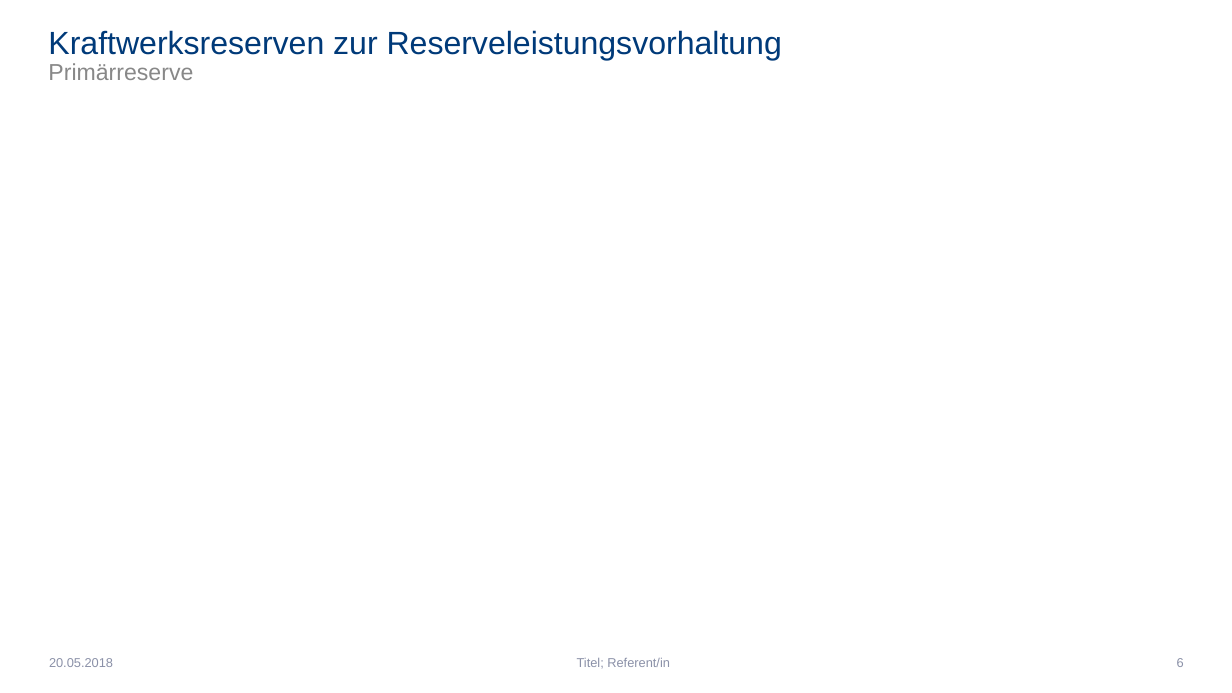
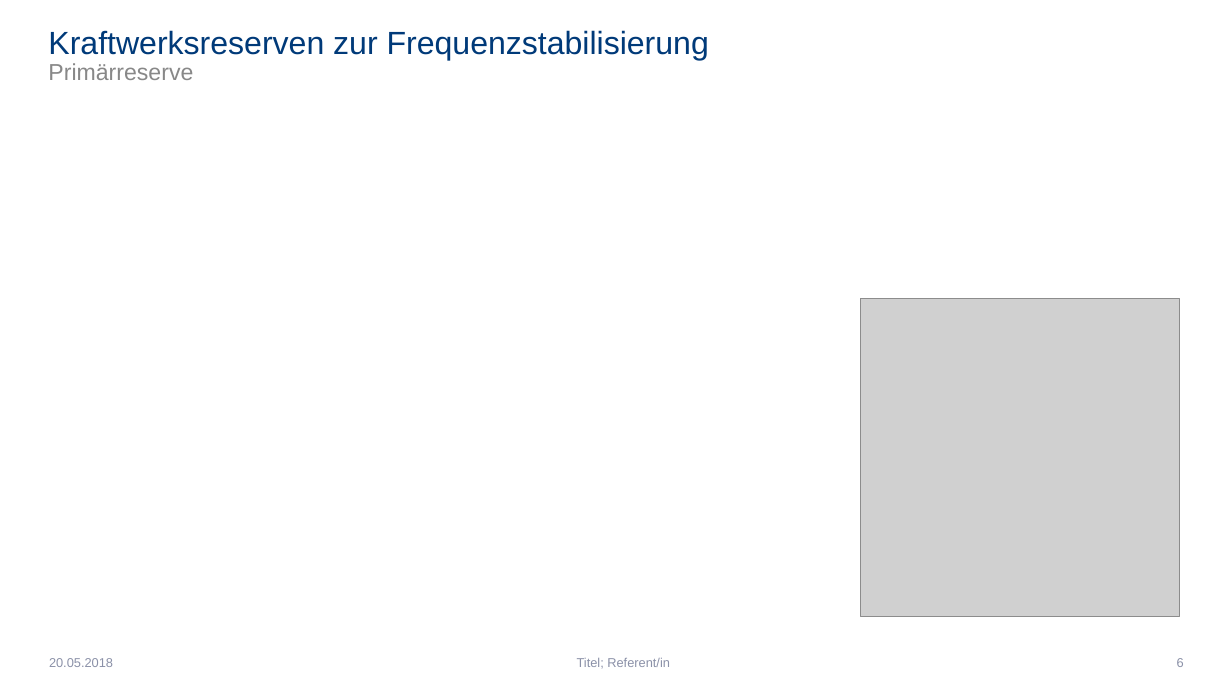
Before and after one commit to Febbyyyy/Regenerative-Energietechnik-Projekt, a slide deck: slide 6 of Präsentation - Wo befinden sich Kraftwerksreserven in Deutschland.pptx. Drawn at 1232x693 pixels with LibreOffice and Linux fonts; fonts in the diff are those of the drawing; grey boxes stand for pictures. Boxes give left, top, right and bottom in pixels: in the first picture for what was removed or moved away, otherwise in the second. Text is boxed around its words. In the diff, an @@ line names an element or a change of style, - is before the commit and + after.

```diff
--- a/Präsentation - Wo befinden sich Kraftwerksreserven in Deutschland.pptx
+++ b/Präsentation - Wo befinden sich Kraftwerksreserven in Deutschland.pptx
@@ title at bbox=[48, 30, 709, 80]: text changed @@
-Kraftwerksreserven zur Reserveleistungsvorhaltung
-Primärreserve
+Kraftwerksreserven zur Frequenzstabilisierung
+Primärreserve
@@ picture added at bbox=[860, 299, 1179, 616] @@
```
Also in this commit, not shown: 5 other slides changed, 2 slides added, 7 slides removed.
